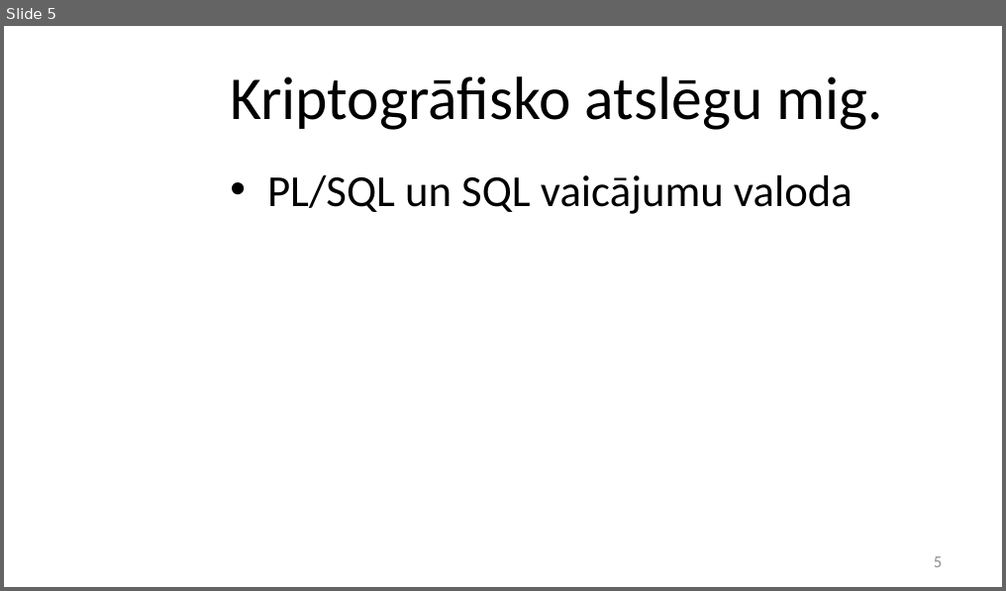
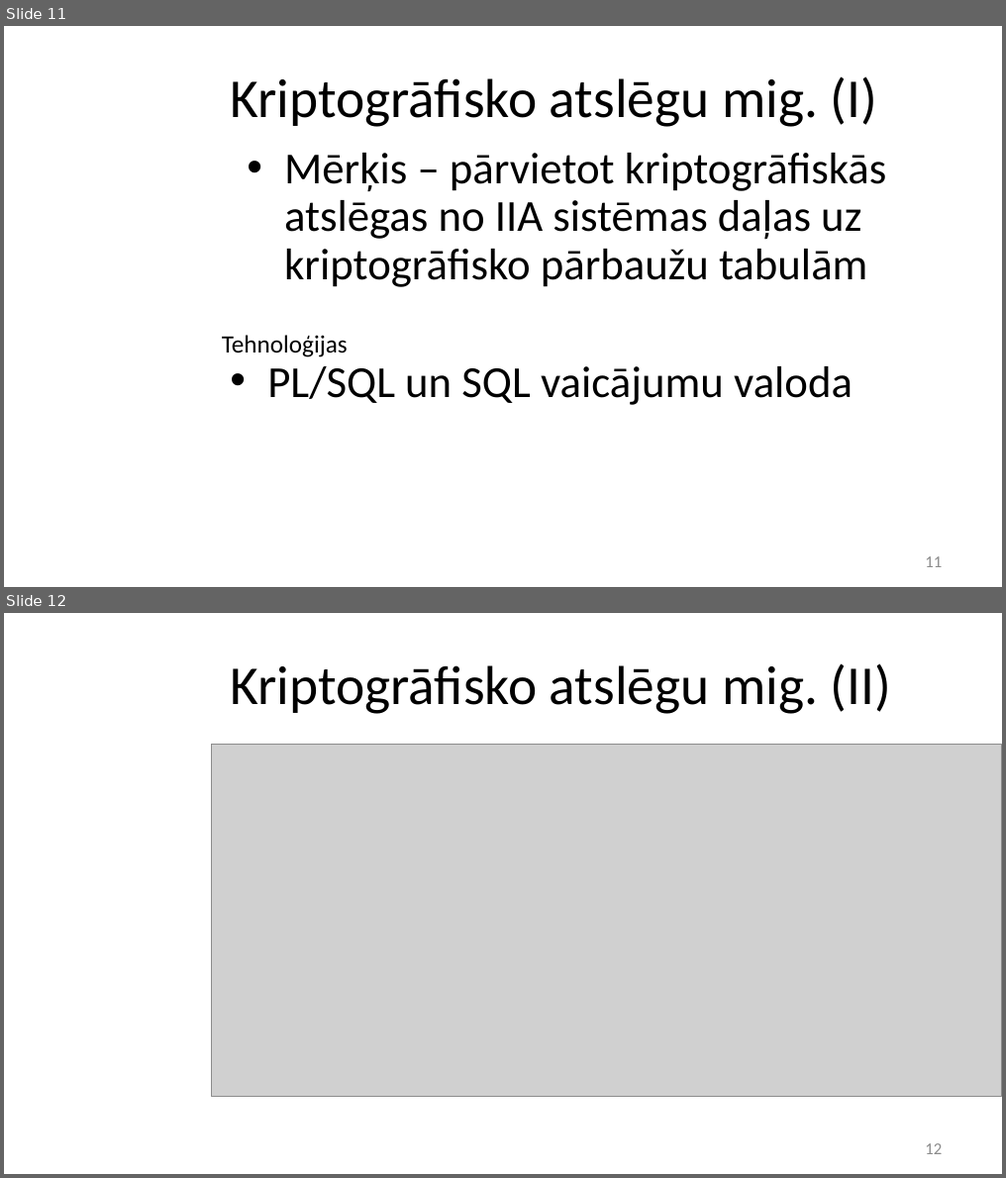
Before and after one commit to stabone/lore-parit, a slide deck: prezentacija.pptx. Shown one above the other, each under a label of ours: slide 5 before the commit, slides 11 and 12 after it. The pictures are 1006x591 and 1006x1178 pixels, drawn with LibreOffice and Linux fonts; fonts in the diff are those of the drawing; grey boxes stand for pictures; background and template pictures are left out. Boxes give left, top, right and bottom in pixels: in the first picture for what was removed or moved away, otherwise in the second. Text is boxed around its words. In the diff, an @@ line names an element or a change of style, - is before the commit and + after.

```diff
--- a/prezentacija.pptx
+++ b/prezentacija.pptx
@@ slide 12 added at (x1=4, y1=613, x2=1002, y2=1174), background picture (left out) @@
@@ title added at (x1=230, y1=663, x2=891, y2=714), 39.6 pt, text #000000 @@
+Kriptogrāfisko atslēgu mig. (II)
@@ picture added at (x1=212, y1=744, x2=1002, y2=1097) @@
@@ page number added at (x1=925, y1=1144, x2=942, y2=1155), 12 pt, text #8C8C8C @@
+12
@@ what was slide 5 is now slide 11 @@
@@ slide 11 changed as well @@
@@ title at (x1=230, y1=76, x2=878, y2=127): text changed; size 44 to 39.6 pt @@
-Kriptogrāfisko atslēgu mig.
+Kriptogrāfisko atslēgu mig. (I)
@@ text added at (x1=284, y1=153, x2=887, y2=287), 32 pt, text #000000 @@
+• Mērķis – pārvietot kriptogrāfiskās atslēgas no IIA sistēmas daļas uz kriptogrāfisko pārbaužu tabulām
@@ text "PL/SQL un SQL vaicājumu valoda" moved from (x1=267, y1=175, x2=852, y2=214) to (x1=267, y1=367, x2=852, y2=405) @@
@@ text added at (x1=222, y1=335, x2=348, y2=358), 18 pt, text #000000 @@
+Tehnoloģijas
@@ page number at (x1=925, y1=557, x2=942, y2=568): text changed @@
-5
+11
```
Also in this commit, not shown: 8 other slides changed, 14 other slides added.
